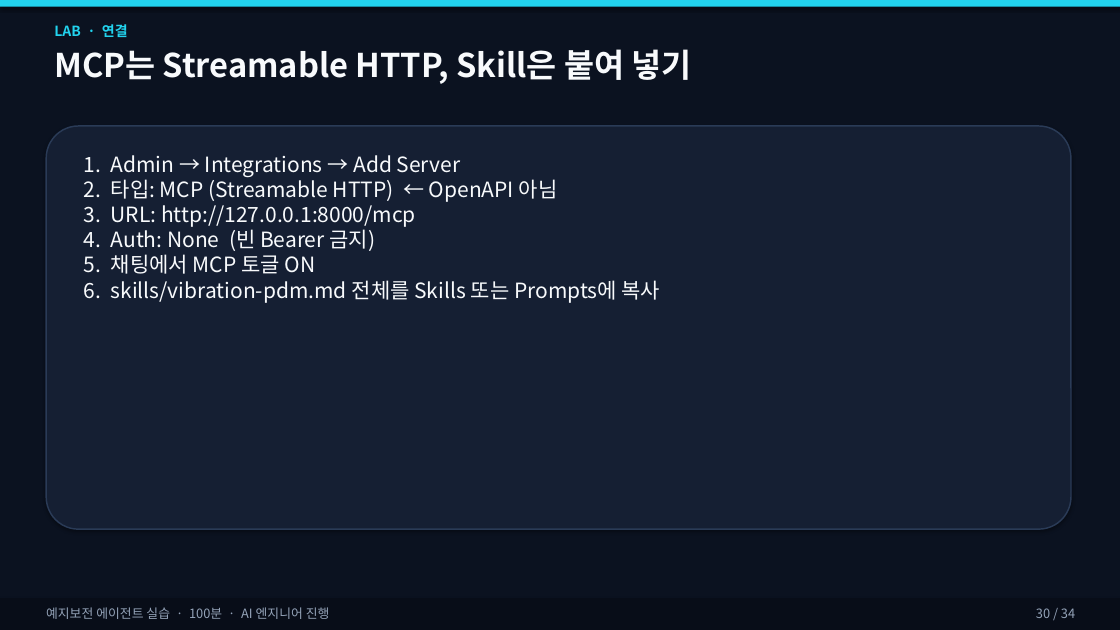
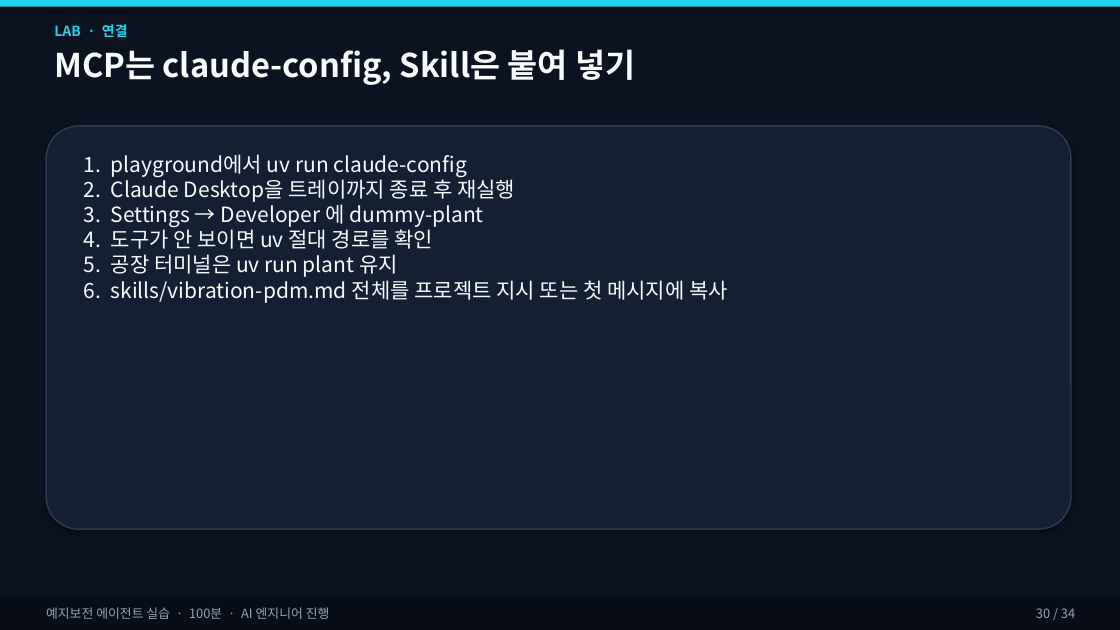
Before and after one commit to ZeroAct/sensor-agent-tutorial, a slide deck: slide 30 of slides/예지보전_에이전트_실습.pptx. Drawn at 1120x630 pixels with LibreOffice and Linux fonts; fonts in the diff are those of the drawing. Boxes give left, top, right and bottom in pixels: in the first picture for what was removed or moved away, otherwise in the second. Text is boxed around its words. In the diff, an @@ line names an element or a change of style, - is before the commit and + after.

```diff
--- a/slides/예지보전_에이전트_실습.pptx
+++ b/slides/예지보전_에이전트_실습.pptx
@@ text at (54,49,635,85): text changed @@
-MCP는 Streamable HTTP, Skill은 붙여 넣기
+MCP는 claude-config, Skill은 붙여 넣기
@@ text at (84,154,728,303): text changed @@
-1. Admin → Integrations → Add Server
-2. 타입: MCP (Streamable HTTP) ← OpenAPI 아님
-3. URL: http://127.0.0.1:8000/mcp
-4. Auth: None (빈 Bearer 금지)
-5. 채팅에서 MCP 토글 ON
-6. skills/vibration-pdm.md 전체를 Skills 또는 Prompts에 복사
+1. playground에서 uv run claude-config
+2. Claude Desktop을 트레이까지 종료 후 재실행
+3. Settings → Developer 에 dummy-plant
+4. 도구가 안 보이면 uv 절대 경로를 확인
+5. 공장 터미널은 uv run plant 유지
+6. skills/vibration-pdm.md 전체를 프로젝트 지시 또는 첫 메시지에 복사
```
Also in this commit, not shown: 10 other slides changed, 14 other files.
